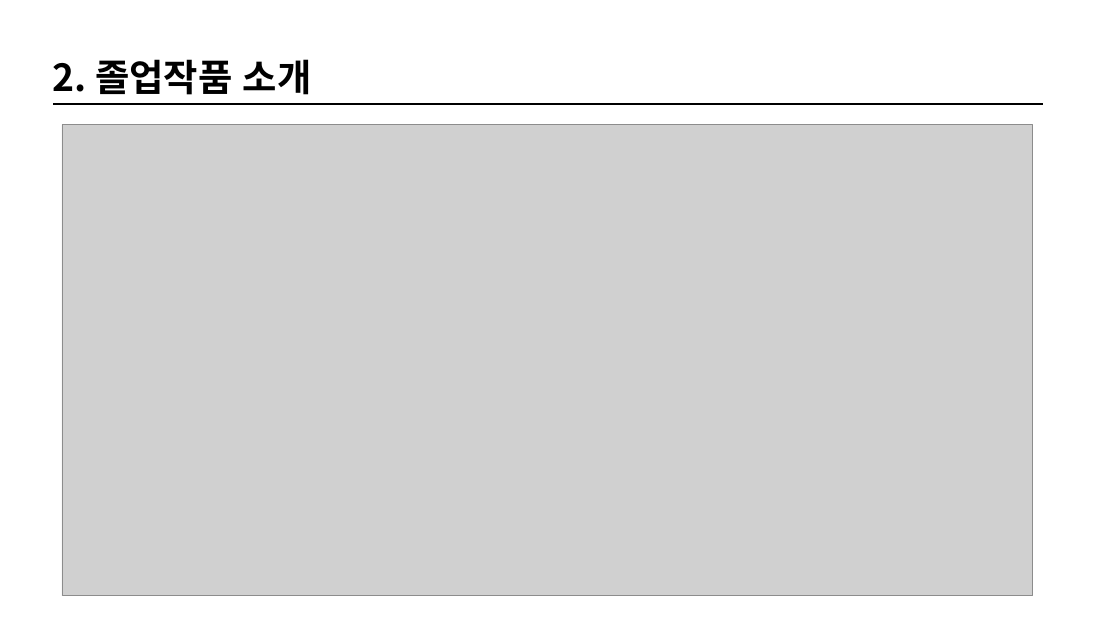
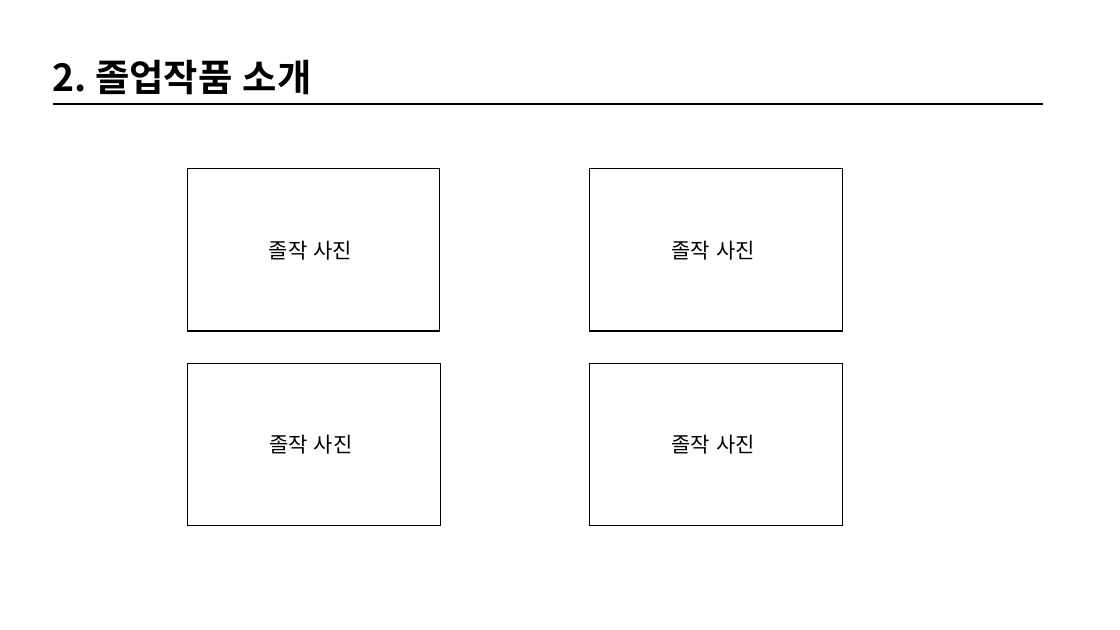
Before and after one commit to zzaxowns/PracticeCodingTest, a slide deck: slide 9 of 발표자료/졸업 작품 발표.pptx. Drawn at 1120x630 pixels with LibreOffice and Linux fonts; fonts in the diff are those of the drawing; grey boxes stand for pictures. Boxes give left, top, right and bottom in pixels: in the first picture for what was removed or moved away, otherwise in the second. Text is boxed around its words. In the diff, an @@ line names an element or a change of style, - is before the commit and + after.

```diff
--- a/발표자료/졸업 작품 발표.pptx
+++ b/발표자료/졸업 작품 발표.pptx
@@ picture removed at [62, 124, 1033, 596] @@
@@ rectangle added at [187, 169, 440, 332], outline #000000 1 pt, 18 pt, text #000000 @@
+졸작 사진
@@ rectangle added at [590, 169, 843, 332], outline #000000 1 pt, 18 pt, text #000000 @@
+졸작 사진
@@ rectangle added at [187, 363, 440, 526], outline #000000 1 pt, 18 pt, text #000000 @@
+졸작 사진
@@ rectangle added at [590, 363, 843, 526], outline #000000 1 pt, 18 pt, text #000000 @@
+졸작 사진
```
Also in this commit, not shown: 4 slides added.
